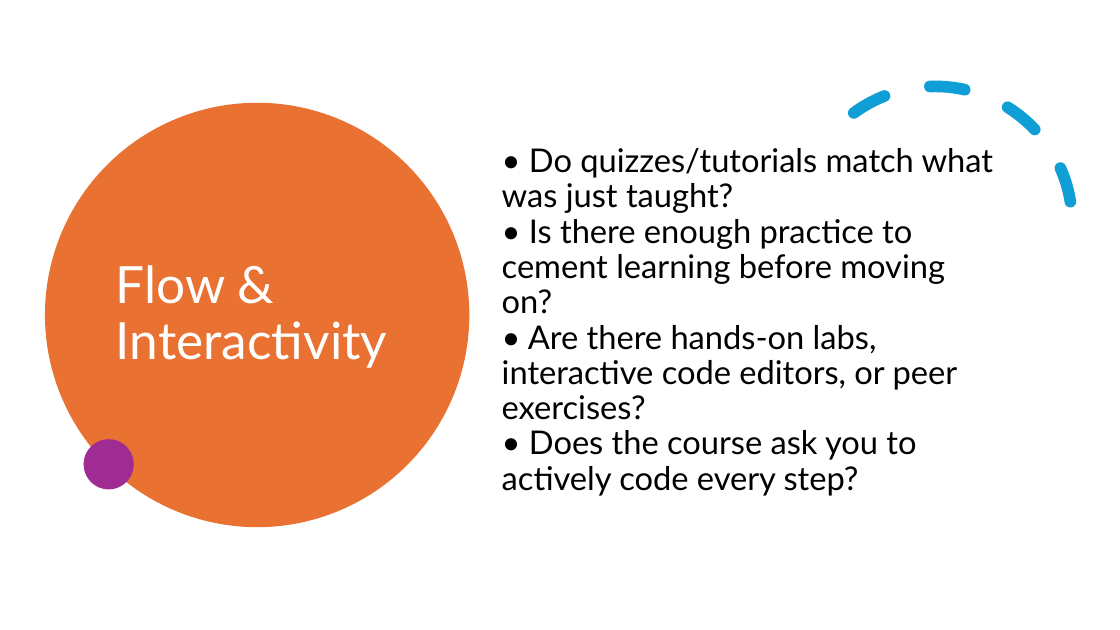
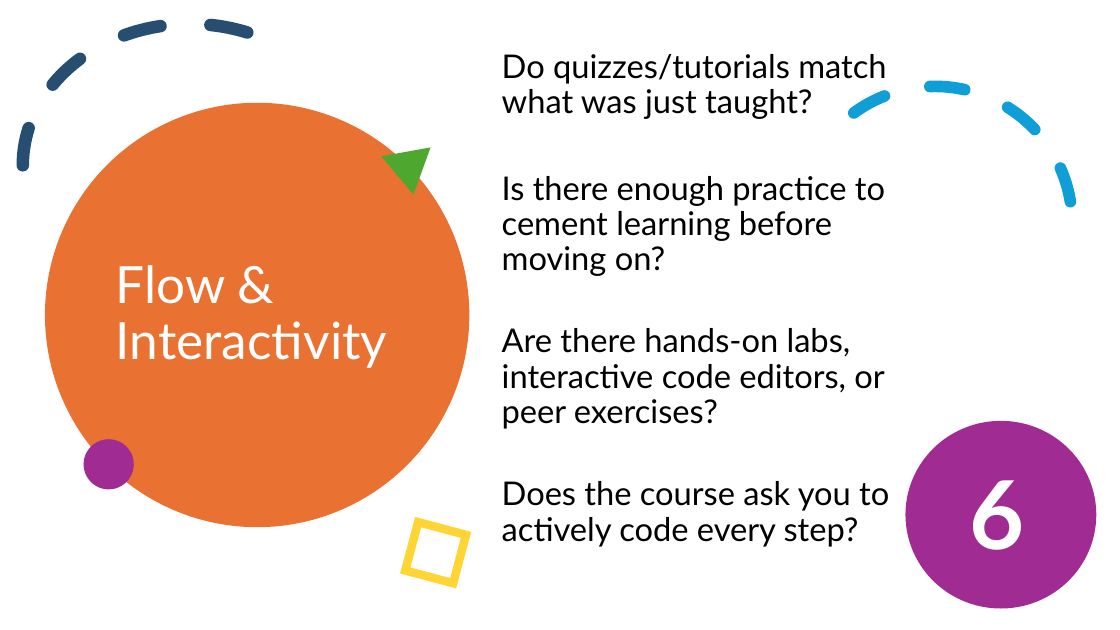
Before and after one commit to ElliotCookie/A-Beginners-Guide-to-Python, a slide deck: slide 7 of 0.0 - Infrastructure around coding - VS Code/1.0 - Learn Python.Org review.pptx. Drawn at 1120x630 pixels with LibreOffice and Linux fonts; fonts in the diff are those of the drawing. Boxes give left, top, right and bottom in pixels: in the first picture for what was removed or moved away, otherwise in the second. Text is boxed around its words. In the diff, an @@ line names an element or a change of style, - is before the commit and + after.

```diff
--- a/0.0 - Infrastructure around coding - VS Code/1.0 - Learn Python.Org review.pptx
+++ b/0.0 - Infrastructure around coding - VS Code/1.0 - Learn Python.Org review.pptx
@@ arc (boxed as its full ellipse) added at <box>23,24,358,307</box>, outline #274E70 10.75 pt dashed @@
@@ text at <box>502,54,889,547</box>: text changed @@
-• Do quizzes/tutorials match what was just taught?
-• Is there enough practice to cement learning before moving on?
-• Are there hands‑on labs, interactive code editors, or peer exercises?
-• Does the course ask you to actively code every step?
+Do quizzes/tutorials match what was just taught?
+Is there enough practice to cement learning before moving on?
+Are there hands‑on labs, interactive code editors, or peer exercises?
+Does the course ask you to actively code every step?
@@ triangle added at <box>381,128,447,195</box>, fill #4EA72E @@
@@ ellipse added at <box>906,421,1096,608</box>, fill #A02B93 @@
@@ text added at <box>969,480,1024,550</box>, 81.4 pt, text #FFFFFF, bold @@
+6
@@ rectangle added at <box>405,522,466,584</box>, outline #FFD535 7.25 pt @@
```
Also in this commit, not shown: 12 other slides changed, 3 slides added, 1 slide removed, 1 other file.
